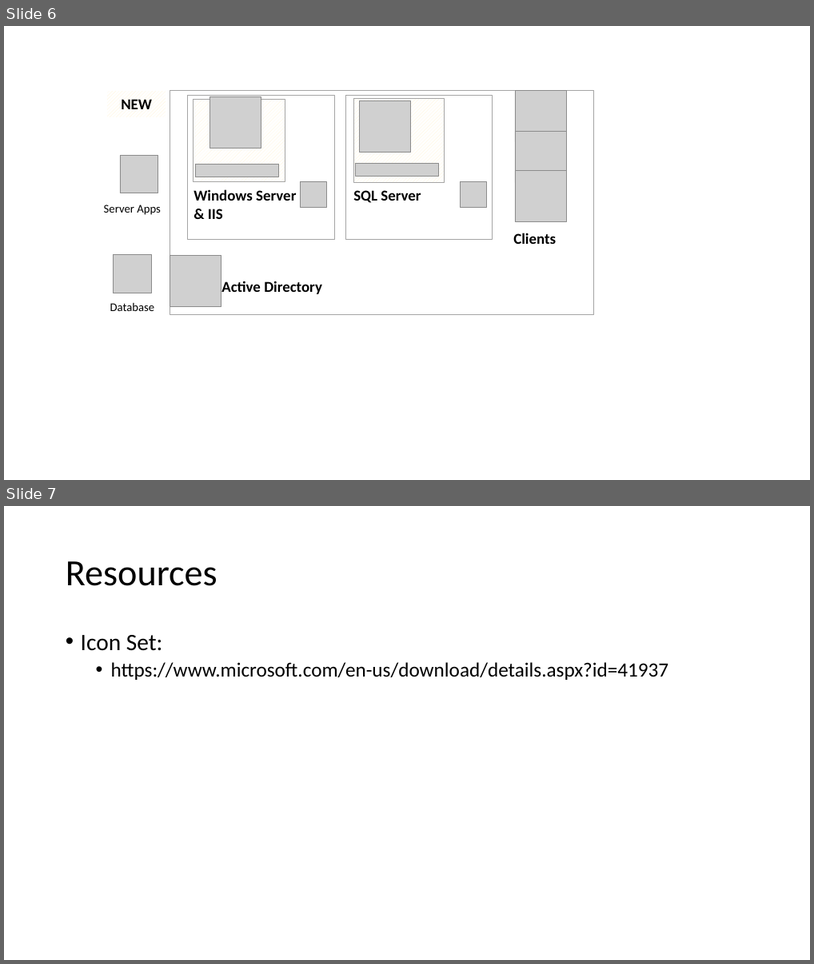
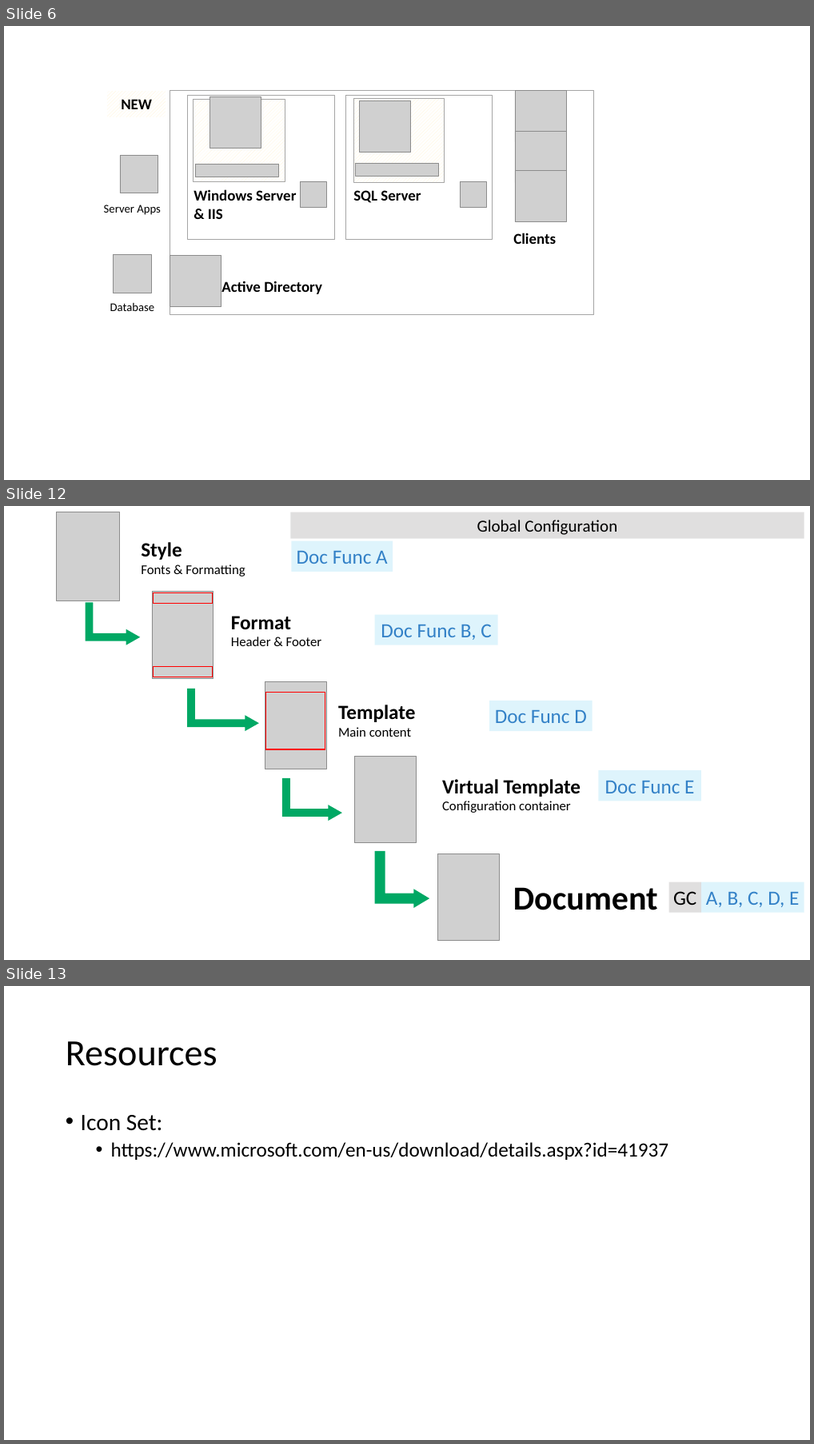
Before and after one commit to primesoft-group/oneoffixx-docs, a slide deck: assets/content-files/Schemas.pptx. Shown one above the other, each under a label of ours: slides 6 and 7 before the commit, slides 6, 12 and 13 after it; the slides between them are not shown. The pictures are 814x964 and 814x1444 pixels, drawn with LibreOffice and Linux fonts; fonts in the diff are those of the drawing; grey boxes stand for pictures. Boxes give left, top, right and bottom in pixels: in the first picture for what was removed or moved away, otherwise in the second. Text is boxed around its words. In the diff, an @@ line names an element or a change of style, - is before the commit and + after.

Commit message:
pptx updated

```diff
--- a/assets/content-files/Schemas.pptx
+++ b/assets/content-files/Schemas.pptx
@@ slide 12 added at [4, 506, 810, 960], background #FFFFFF @@
@@ rectangle added at [290, 512, 805, 539], fill #AFABAB at 38% opacity, 20 pt, text #000000 @@
+Global Configuration
@@ picture added at [152, 592, 214, 678] @@
@@ rectangle added at [154, 593, 212, 604], outline #FF0000 1 pt @@
@@ rectangle added at [154, 667, 212, 677], outline #FF0000 1 pt @@
@@ group added at [57, 512, 805, 912]: 5 rectangles, 4 texts, 3 bent up arrows, 1 picture @@
+Style
+Fonts & Formatting
+Format
+Header & Footer
+Template
+Main content
+Document
+Doc Func A
+Doc Func D
+Doc Func B, C
+A, B, C, D, E
+GC
@@ picture added at [266, 682, 327, 768] @@
@@ rectangle added at [266, 692, 326, 750], outline #FF0000 1 pt @@
@@ picture added at [355, 756, 417, 842] @@
@@ bent up arrow added at [283, 778, 342, 820], fill #00A864 @@
@@ text added at [442, 779, 581, 812], 16 pt, text #000000 @@
+Virtual Template
+Configuration container
@@ rectangle added at [598, 770, 702, 800], fill #00ADEA at 13% opacity, 24 pt, text #3381C7 @@
+Doc Func E
@@ picture added at [438, 854, 499, 940] @@
@@ what was slide 7 is now slide 13 @@
```
Also in this commit, not shown: 1 slide changed, 7 other slides added.
